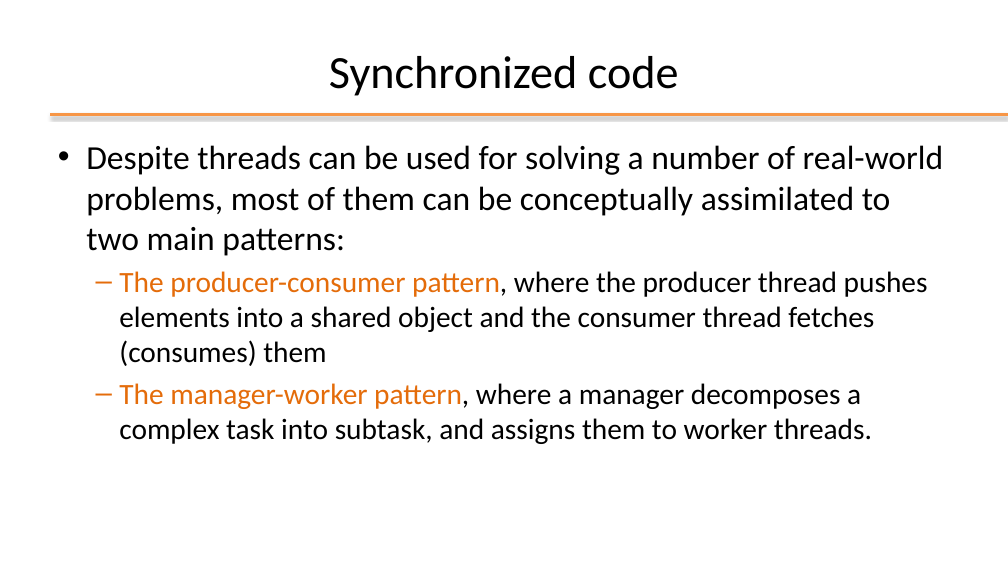
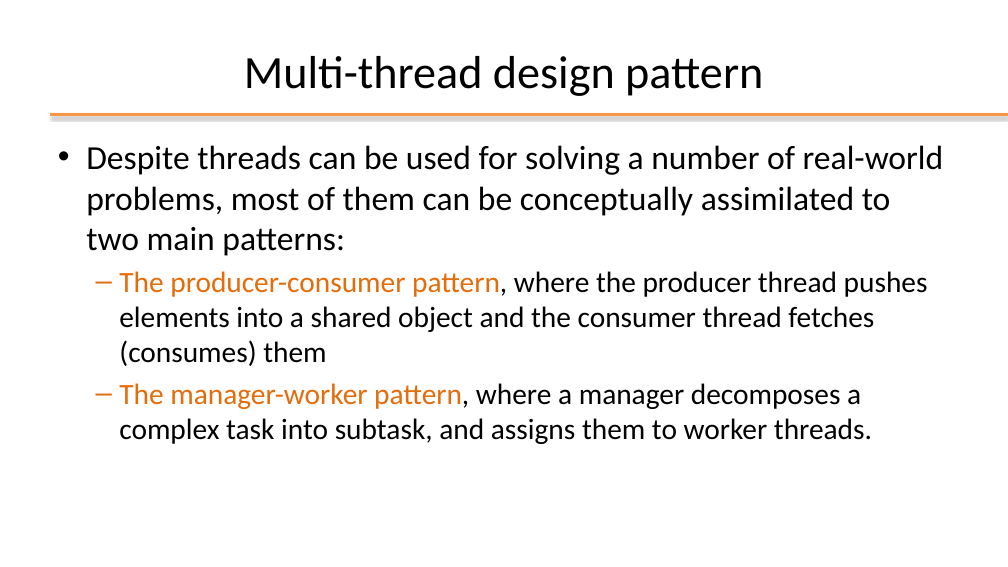
Before and after one commit to nbicocchi/learn-java-core, a slide deck: slide 49 of assets/slides/P2 - Java Multi-Threading.pptx (slide 47 before the commit). Drawn at 1008x567 pixels with LibreOffice and Linux fonts; fonts in the diff are those of the drawing; background and template pictures are left out. Boxes give left, top, right and bottom in pixels: in the first picture for what was removed or moved away, otherwise in the second. Text is boxed around its words. In the diff, an @@ line names an element or a change of style, - is before the commit and + after.

```diff
--- a/assets/slides/P2 - Java Multi-Threading.pptx
+++ b/assets/slides/P2 - Java Multi-Threading.pptx
@@ title at box(244, 56, 763, 96): text changed @@
-Synchronized code
+Multi-thread design pattern
```
Also in this commit, not shown: 8 other slides changed, 12 slides removed, 2 other files.
